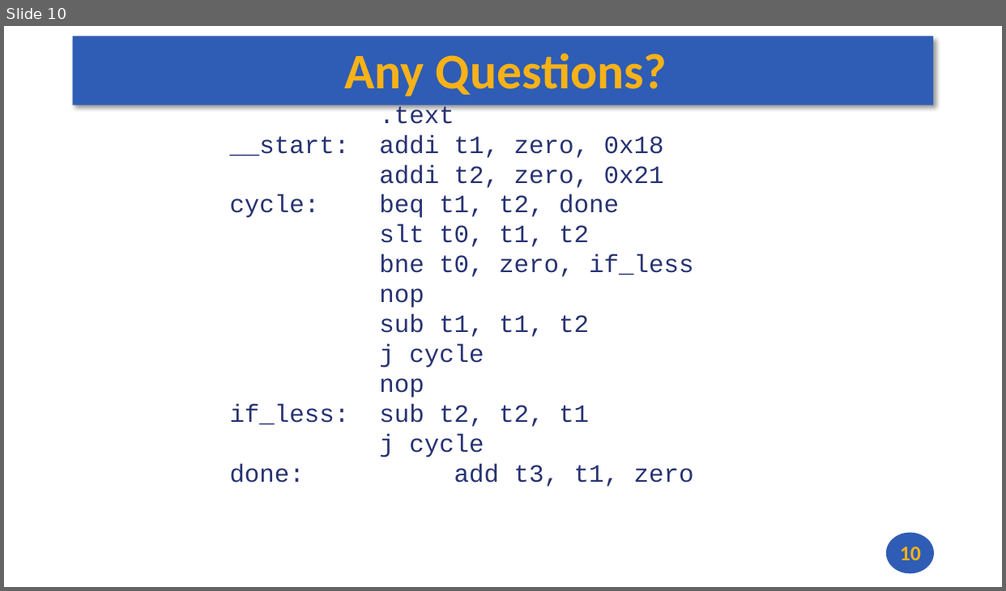
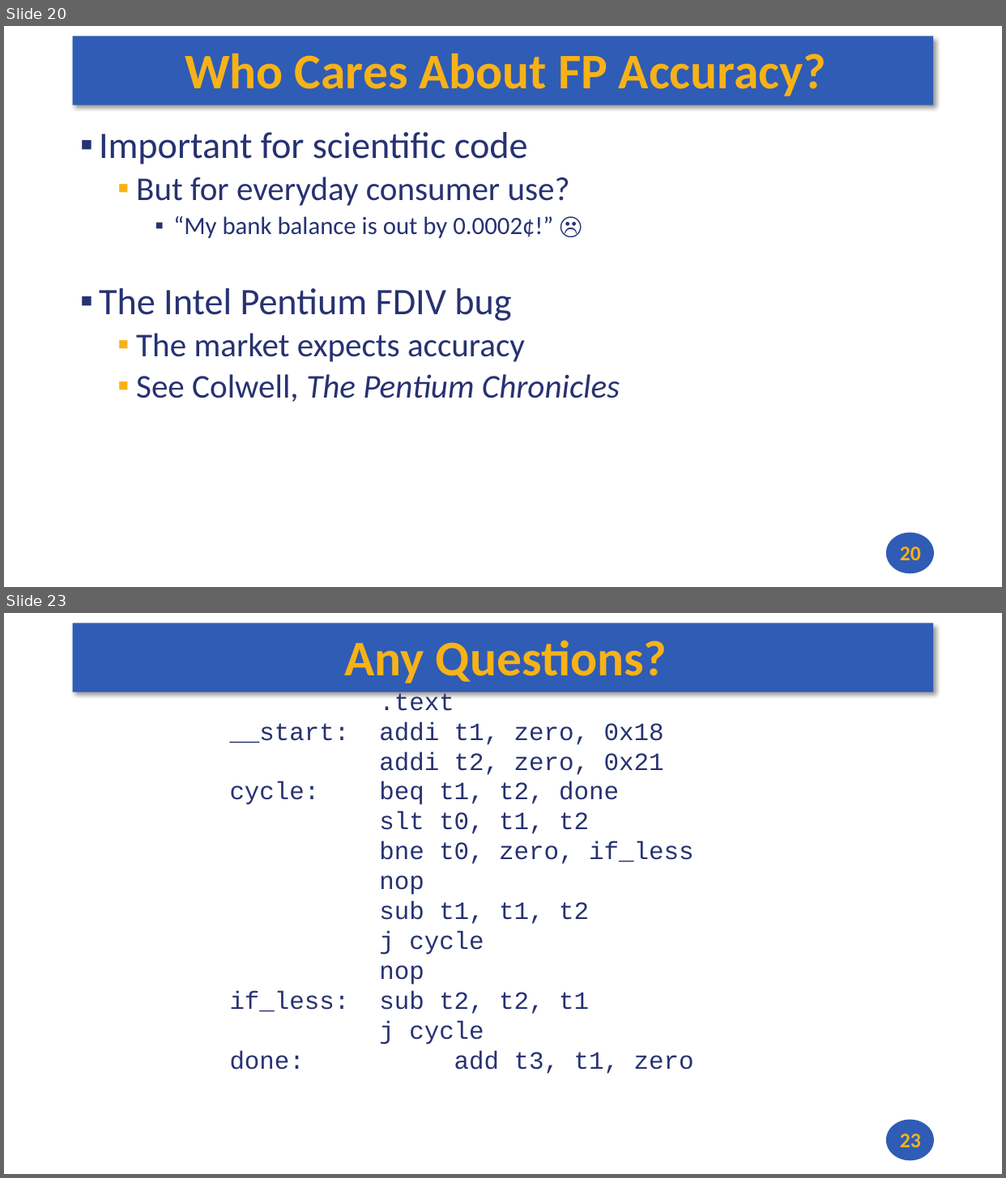
Before and after one commit to andrewt0301/hse-acos-course, a slide deck: docs/part1ca/09_FP/CA_Lecture_09.pptx. Shown one above the other, each under a label of ours: slide 10 before the commit, slides 20 and 23 after it; the slides between them are not shown. The pictures are 1006x591 and 1006x1178 pixels, drawn with LibreOffice and Linux fonts; fonts in the diff are those of the drawing. Boxes give left, top, right and bottom in pixels: in the first picture for what was removed or moved away, otherwise in the second. Text is boxed around its words. In the diff, an @@ line names an element or a change of style, - is before the commit and + after.

```diff
--- a/docs/part1ca/09_FP/CA_Lecture_09.pptx
+++ b/docs/part1ca/09_FP/CA_Lecture_09.pptx
@@ slide 20 added at bbox=[4, 26, 1002, 587], background #FFFFFF; not listed: 2 template elements that a slide beside it also shows @@
@@ title added at bbox=[185, 54, 826, 96], 48 pt, text #F7B217, bold @@
+Who Cares About FP Accuracy?
@@ text added at bbox=[99, 132, 620, 402], 32 pt, text #273272 @@
+▪ Important for scientific code
+  ▪ But for everyday consumer use?
+    ▪ “My bank balance is out by 0.0002¢!” ☹
+▪ The Intel Pentium FDIV bug
+  ▪ The market expects accuracy
+  ▪ See Colwell, The Pentium Chronicles
@@ page number added at bbox=[900, 547, 921, 561], 20 pt, text #F7B217, bold @@
+20
@@ what was slide 10 is now slide 23 @@
@@ page number at bbox=[900, 1134, 921, 1148]: text changed @@
-10
+23
```
Also in this commit, not shown: 8 slides changed, 12 other slides added, 1 other file.
